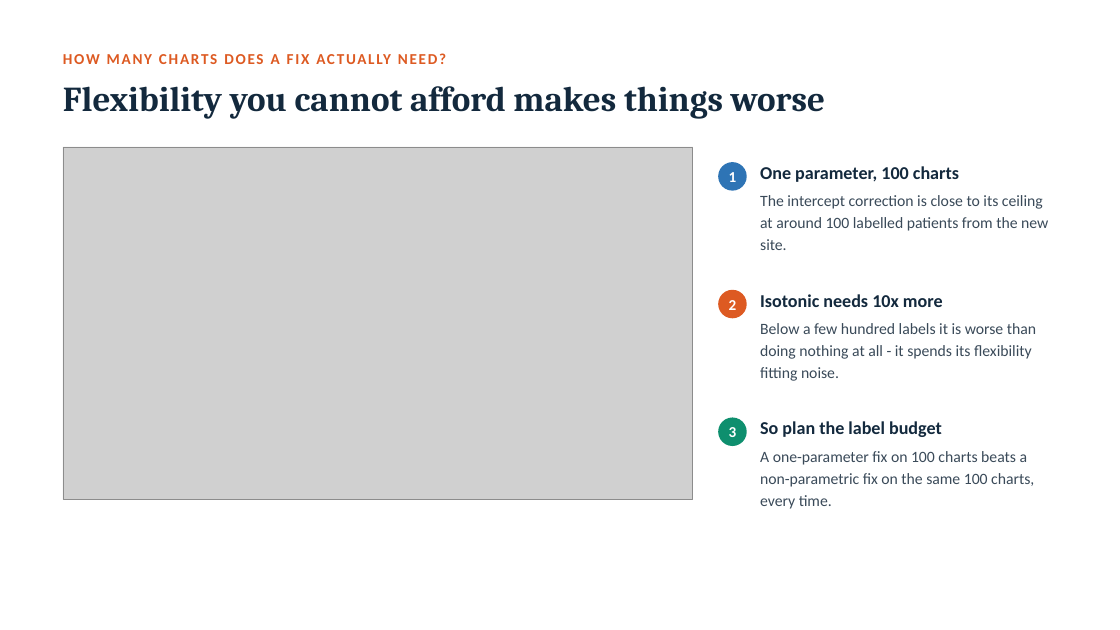
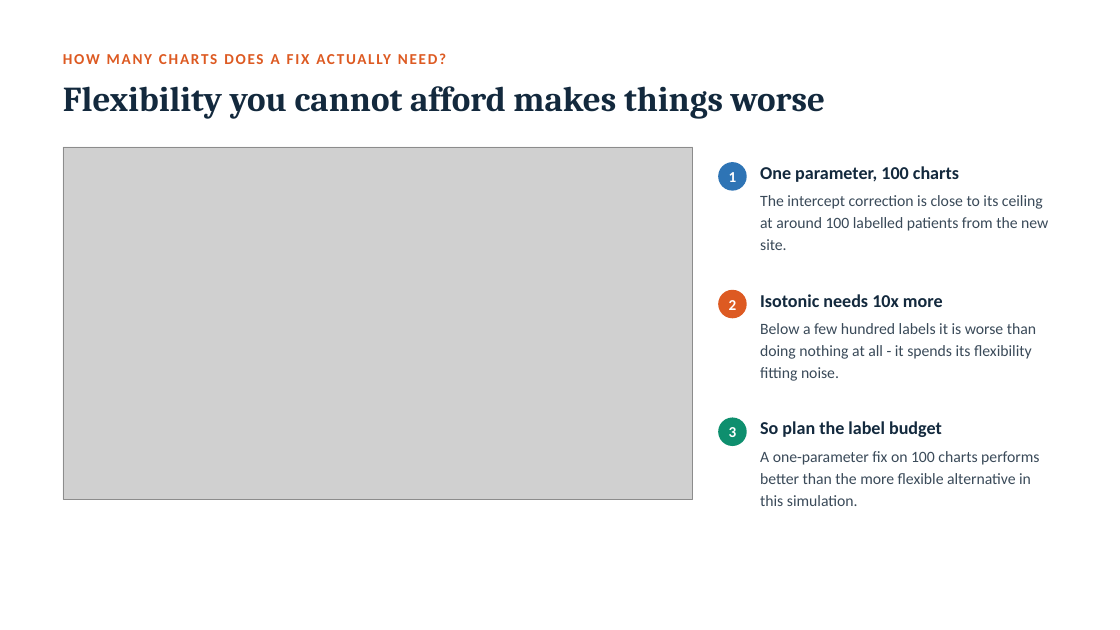
Before and after one commit to vafaei-ar/ai-uncertainty-2026-healthcare, a slide deck: slide 7 of slides/lecture2_deciding_under_uncertainty.pptx. Drawn at 1120x630 pixels with LibreOffice and Linux fonts; fonts in the diff are those of the drawing; grey boxes stand for pictures. Boxes give left, top, right and bottom in pixels: in the first picture for what was removed or moved away, otherwise in the second. Text is boxed around its words. In the diff, an @@ line names an element or a change of style, - is before the commit and + after.

```diff
--- a/slides/lecture2_deciding_under_uncertainty.pptx
+++ b/slides/lecture2_deciding_under_uncertainty.pptx
@@ text at (x1=760, y1=451, x2=1039, y2=506): text changed @@
-A one-parameter fix on 100 charts beats a non-parametric fix on the same 100 charts, every time.
+A one-parameter fix on 100 charts performs better than the more flexible alternative in this simulation.
```
Also in this commit, not shown: 8 other slides changed, 42 other files.
